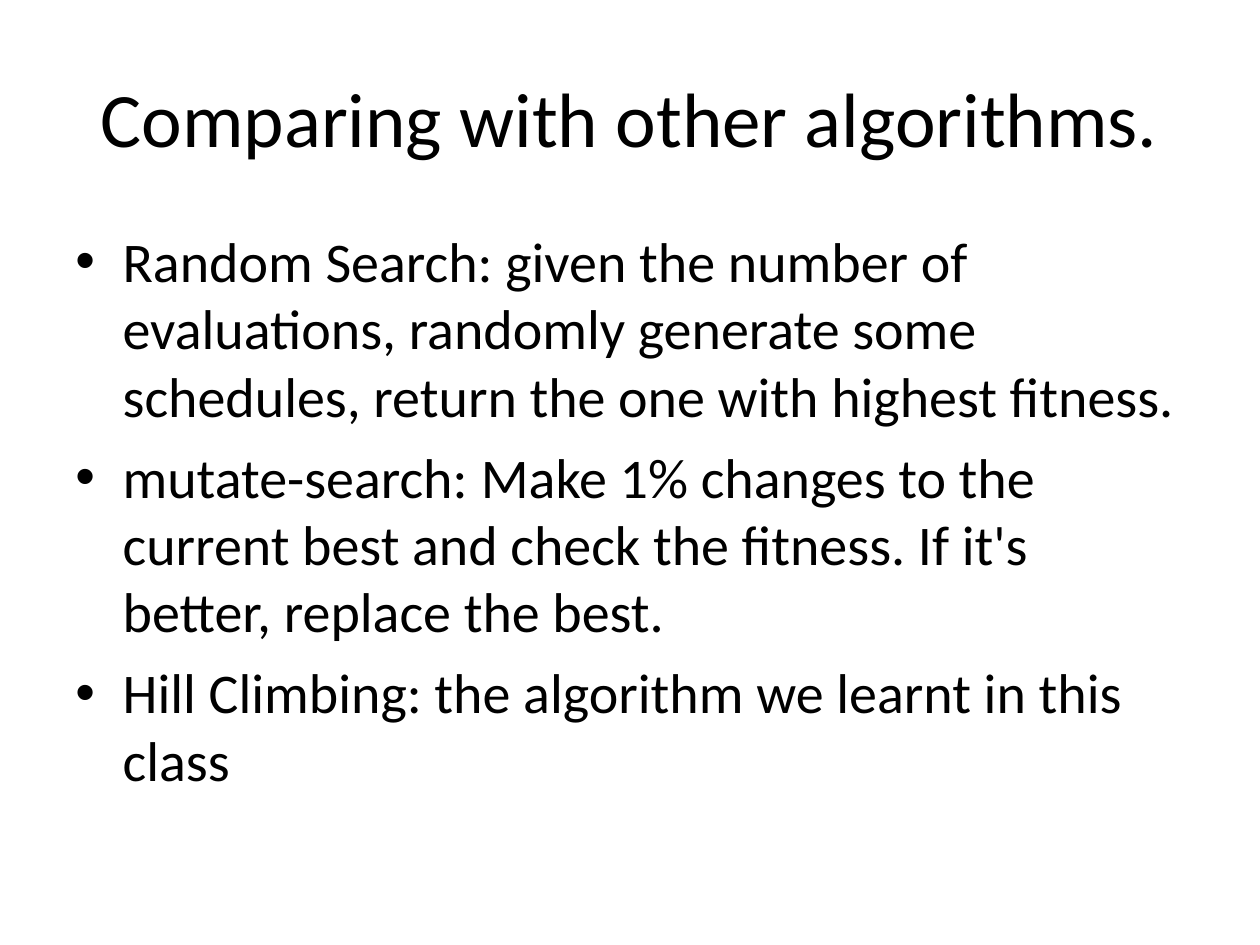
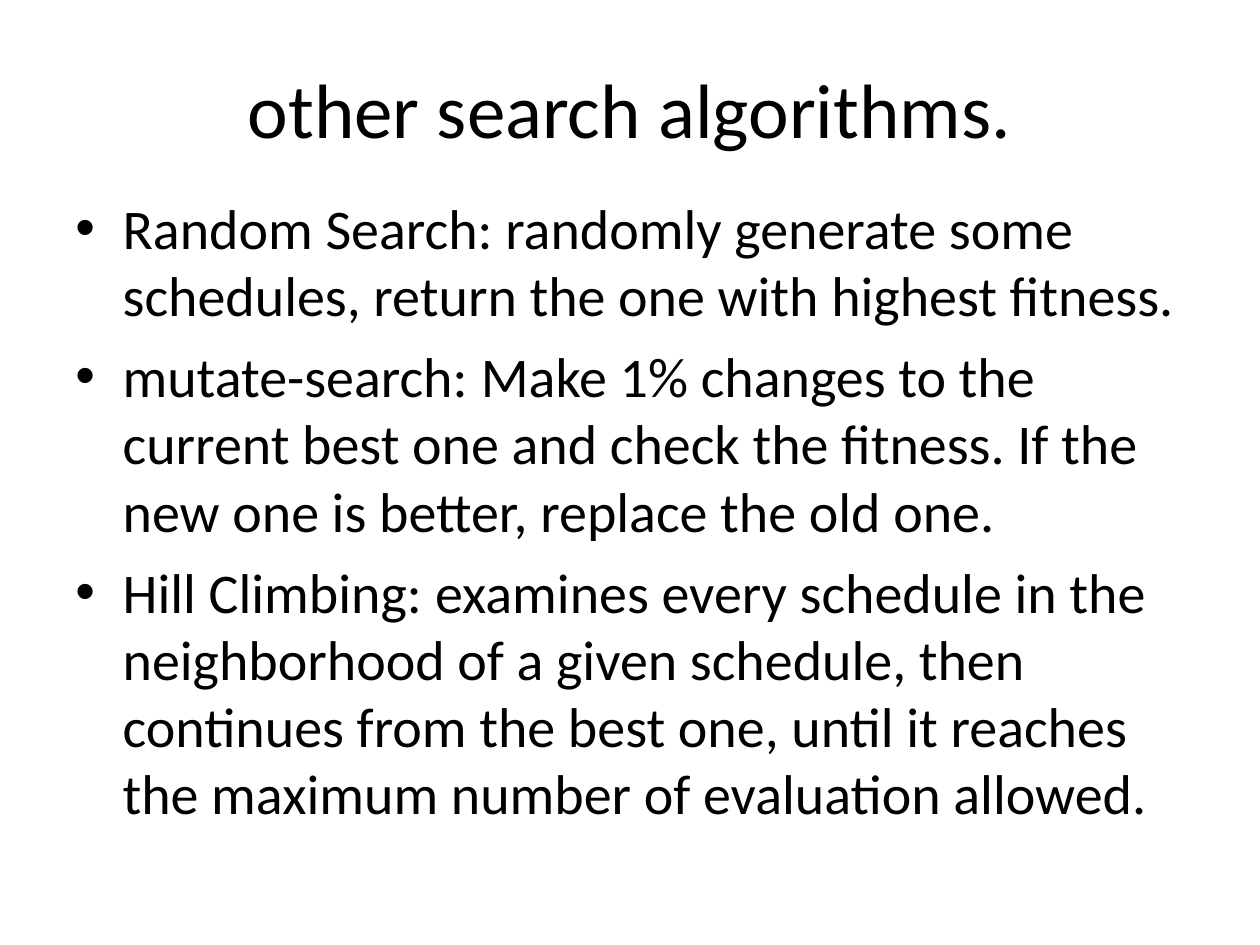
Before and after one commit to putrakoreng/csc384-genetic-algorithms-project, a slide deck: slide 4 of GA_TestBench/Data Files/presentation.ppt. Drawn at 1260x945 pixels with LibreOffice and Linux fonts; fonts in the diff are those of the drawing. Boxes give left, top, right and bottom in pixels: in the first picture for what was removed or moved away, otherwise in the second. Text is boxed around its words. In the diff, an @@ line names an element or a change of style, - is before the commit and + after.

```diff
--- a/GA_TestBench/Data Files/presentation.ppt
+++ b/GA_TestBench/Data Files/presentation.ppt
@@ title at bbox=[248, 84, 1010, 152]: text changed @@
-Comparing with other algorithms.
+other search algorithms.
@@ text at bbox=[123, 210, 1174, 815]: text changed @@
-• Random Search: given the number of evaluations, randomly generate some schedules, return the one with highest fitness.
-• mutate-search: Make 1% changes to the current best and check the fitness. If it's better, replace the best.
-• Hill Climbing: the algorithm we learnt in this class
+• Random Search: randomly generate some schedules, return the one with highest fitness.
+• mutate-search: Make 1% changes to the current best one and check the fitness. If the new one is better, replace the old one.
+• Hill Climbing: examines every schedule in the neighborhood of a given schedule, then continues from the best one, until it reaches the maximum number of evaluation allowed.
```
